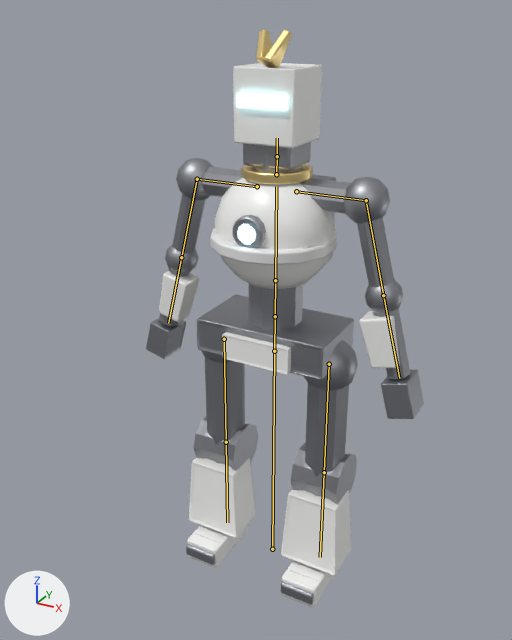
What one commit did to the glTF model public/models/forms/form-2.glb.
Both versions are drawn from a 50 mm lens placed at (0.435, -0.849, 0.845), pointed at (-0.023, -0.017, 0.429). Every picture has the same lights, and +X, +Y and +Z are marked at lower left. The first picture is the older version. The bones that change, and the others that lie on the model, are drawn over the model as lines.
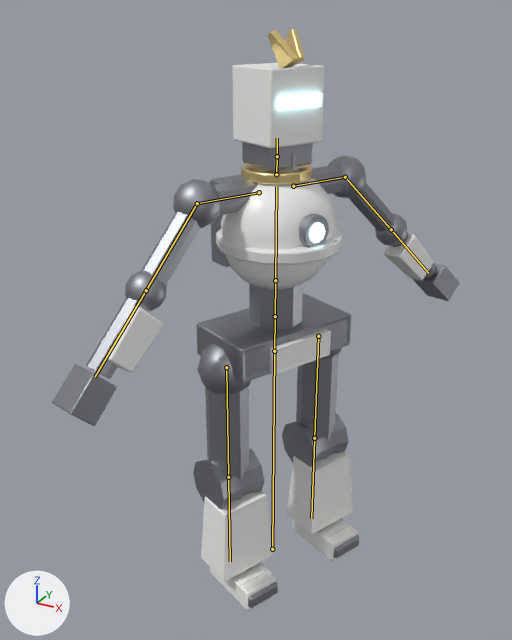
The newer file adds an action. The first version stands in its rest pose; the second is drawn at frame 7 of the action 'spin'.

Changed parts and their boxes (x1, y1, x2, y2) in the pictures (512 x 640 px):
'Mesh_0', posed (47% wider)
    before: (146, 142, 424, 604)
    after: (52, 142, 460, 608)
'Mesh_2', posed (36% wider)
    before: (159, 63, 400, 607)
    after: (106, 63, 434, 611)
'Mesh_4', posed
    before: (241, 29, 313, 185)
    after: (241, 29, 312, 185)
'Mesh_1', posed
    before: (210, 228, 337, 265)
    after: (216, 229, 344, 265)
'Mesh_3', posed
    before: (237, 93, 287, 245)
    after: (277, 93, 325, 243)
bone 'upper_arm.L', root to tip
    before: (366, 200) to (383, 295)
    after: (345, 177) to (391, 229)
bone 'upper_arm.R', root to tip
    before: (197, 179) to (181, 257)
    after: (197, 203) to (146, 290)

The edits, one by one:
Bone 'root' (bone_root) turns from (0, 0, 0) to (0, 66, 0) degrees about its own x, y and z.
Bone 'upper_arm.L' (bone_upper_arm_l) turns from (0, 0, 0) to (0, 0, -30) degrees about its own x, y and z.
Bone 'upper_arm.R' (bone_upper_arm_r) turns from (0, 0, 0) to (0, 0, 30) degrees about its own x, y and z.
